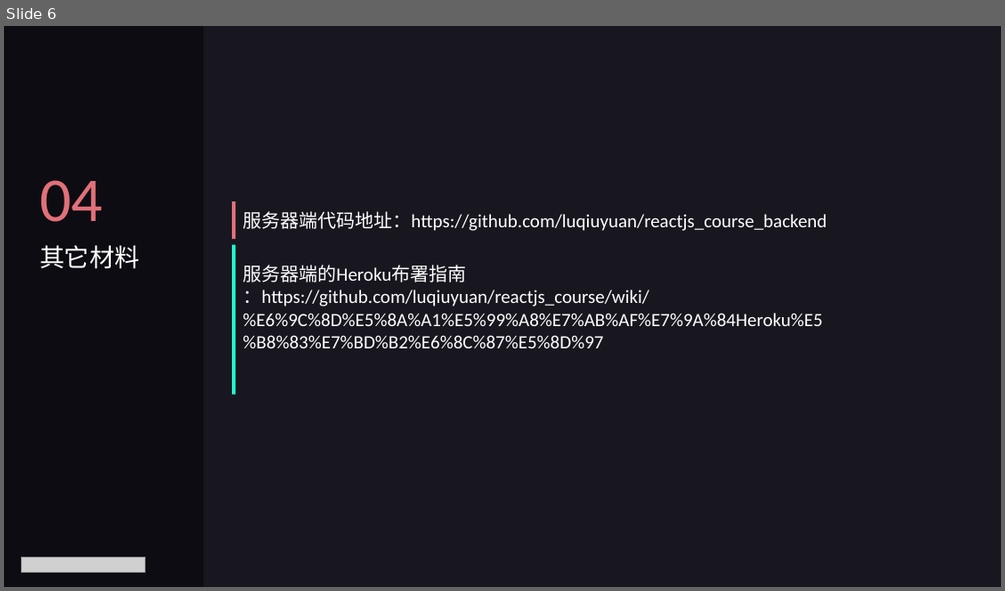
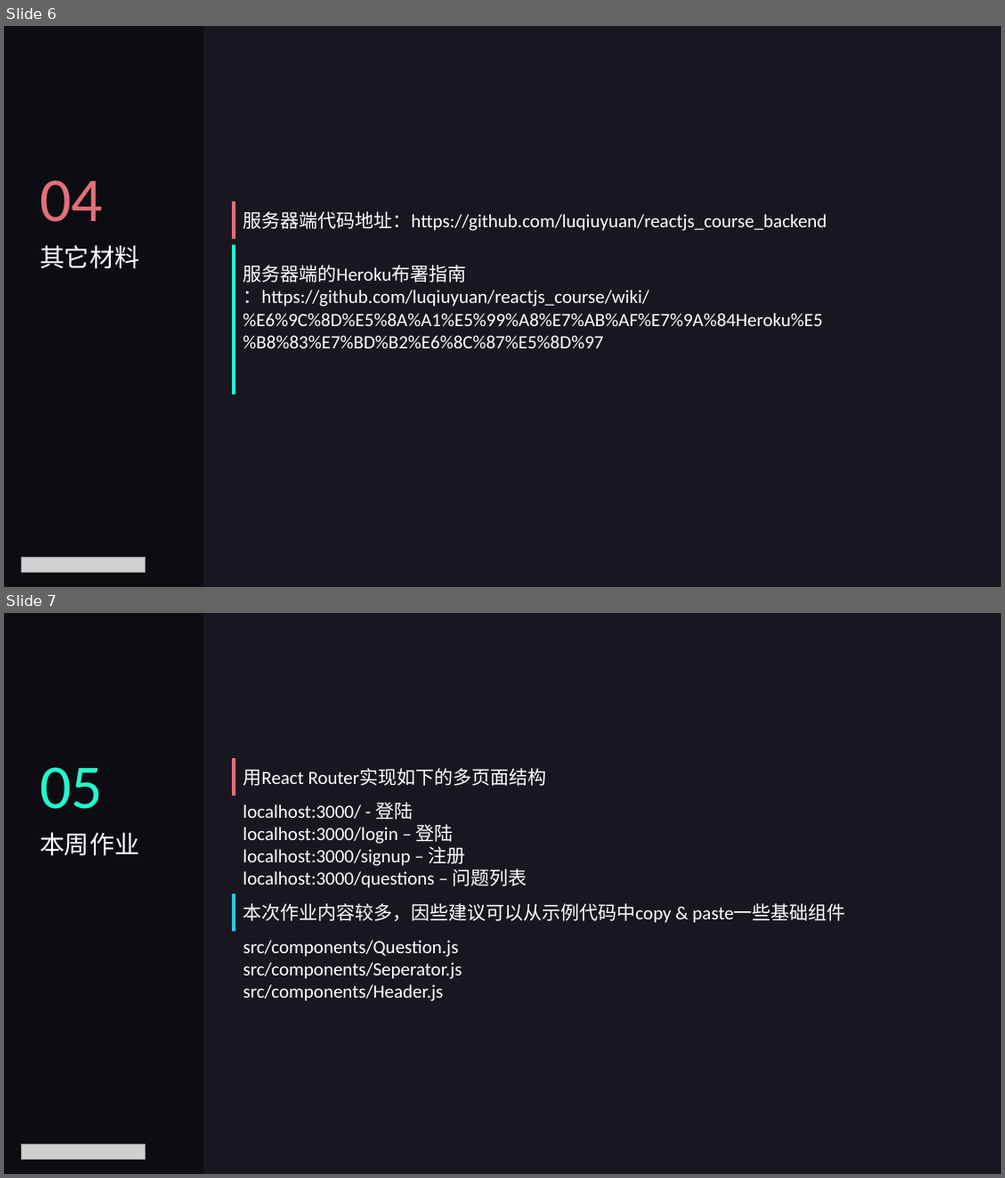
Before and after one commit to luqiuyuan/reactjs_course, a slide deck: lectures/lecture03.pptx. Shown one above the other, each under a label of ours: slide 6 before the commit, slides 6 and 7 after it. The pictures are 1005x591 and 1005x1178 pixels, drawn with LibreOffice and Linux fonts; fonts in the diff are those of the drawing; grey boxes stand for pictures. Boxes give left, top, right and bottom in pixels: in the first picture for what was removed or moved away, otherwise in the second. Text is boxed around its words. In the diff, an @@ line names an element or a change of style, - is before the commit and + after.

Commit message:
Update slide

```diff
--- a/lectures/lecture03.pptx
+++ b/lectures/lecture03.pptx
@@ slide 7 added at (4, 613, 1001, 1174), background #181720 @@
@@ rectangle added at (4, 613, 203, 1174), fill #0E0C13 @@
@@ text added at (40, 767, 103, 809), 60 pt, text #24F9CB @@
+05
@@ rectangle added at (232, 758, 235, 795), fill #E17079 @@
@@ text added at (243, 768, 547, 786), 18 pt, text #FFFFFF @@
+用React Router实现如下的多页面结构
@@ text added at (243, 802, 527, 888), 18 pt, text #FFFFFF @@
+localhost:3000/ - 登陆
+localhost:3000/login – 登陆
+localhost:3000/signup – 注册
+localhost:3000/questions – 问题列表
@@ text added at (40, 832, 139, 856), 24 pt, text #FFFFFF @@
+本周作业
@@ rectangle added at (232, 893, 235, 931), fill #2CCBDE @@
@@ text added at (243, 903, 845, 923), 18 pt, text #FFFFFF @@
+本次作业内容较多，因些建议可以从示例代码中copy & paste一些基础组件
@@ text added at (243, 940, 462, 1001), 18 pt, text #FFFFFF @@
+src/components/Question.js
+src/components/Seperator.js
+src/components/Header.js
@@ picture added at (21, 1144, 146, 1159) @@
```
